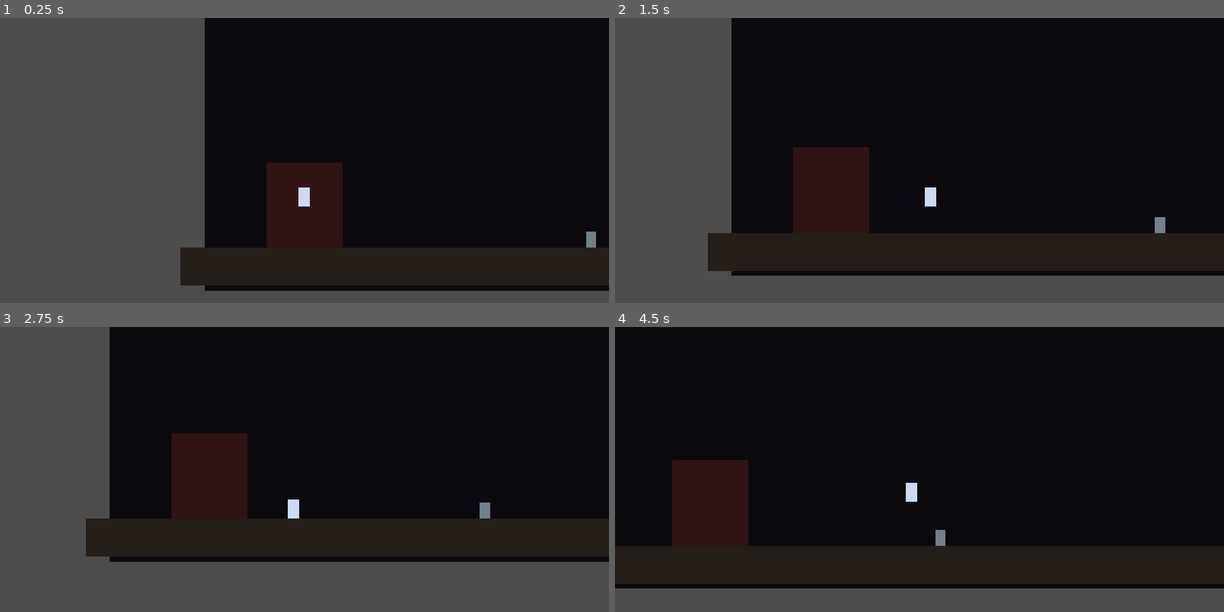
Above: before the commit, frames 1-4 (two rows, left to right).
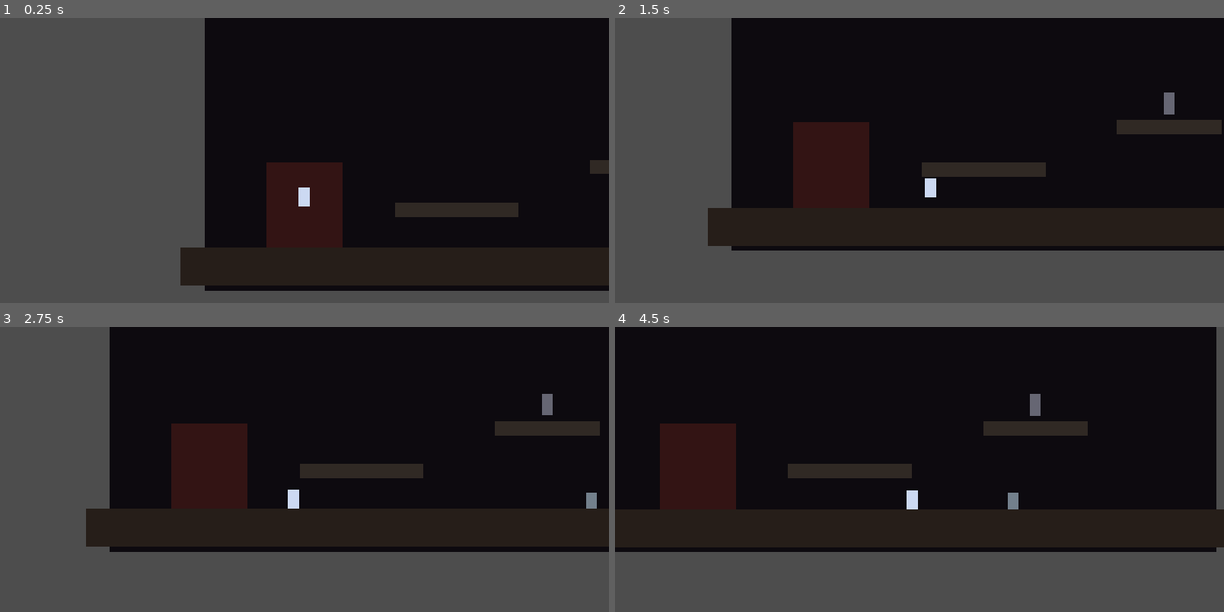
Above: after the commit, the same moments.

Repository: highneken/ProjectDarkness2D
Game: Godot game, scene res://scenes/Main.tscn
Same seed, same stepped clock (60 frames per second), same inputs: the game is played once before the commit and once after it.
Inputs:
- Up to frame 1 (0.25 s): no input
- Up to frame 2 (1.5 s): hold D (move_right) from 0.53 s (still down); tap J (attack) at 0.6 s; tap Space (jump) at 0.77, 0.8, 1.07, 1.35 s
- Up to frame 3 (2.75 s): tap Space (jump) at 1.52, 1.82, 2.3 s; tap J (attack) at 1.55, 2.1 s; release D (move_right) at 2.03 s; hold A (move_left) from 2.03 s (still down)
- Up to frame 4 (4.5 s): release A (move_left) at 2.78 s; hold D (move_right) 2.78-4.28 s; tap J (attack) at 2.85, 4.35 s; tap Space (jump) at 3.02, 3.32, 3.6, 3.77, 4.07 s; hold A (move_left) from 4.28 s (still down)

The runs differ from the first frame. In frame 1, 1.3% of the frame differs, in the area x 64-100%, y 49-81%; in frame 2, 18%; in frame 3, 9.7%; in frame 4, 31%, in the area x 0-100%, y 0-92%.

Commit message:
M2 vertical slice: celeste-lite movement, checkpoint, enemy detection/chase, test-room polish

Diff:
--- /dev/null
+++ b/scenes/Checkpoint.tscn
@@ -0,0 +1,21 @@
+[gd_scene load_steps=3 format=3 uid="uid://checkpoint"]
+
+[ext_resource type="Script" path="res://scripts/checkpoint.gd" id="1_cp"]
+
+[sub_resource type="RectangleShape2D" id="RectangleShape2D_cp"]
+size = Vector2(22, 46)
+
+[node name="Checkpoint" type="Area2D"]
+script = ExtResource("1_cp")
+
+[node name="CollisionShape2D" type="CollisionShape2D" parent="."]
+shape = SubResource("RectangleShape2D_cp")
+
+[node name="ColorRect" type="ColorRect" parent="."]
+offset_left = -11.0
+offset_top = -23.0
+offset_right = 11.0
+offset_bottom = 23.0
+color = Color(0.4, 0.4, 0.45, 1)
+
+[connection signal="body_entered" from="." to="." method="_on_body_entered"]
--- a/scenes/EnemyEcho.tscn
+++ b/scenes/EnemyEcho.tscn
@@ -7,6 +7,9 @@
 
 [sub_resource type="RectangleShape2D" id="RectangleShape2D_hitbox"]
 size = Vector2(24, 36)
+
+[sub_resource type="CircleShape2D" id="CircleShape2D_detect"]
+radius = 150.0
 
 [node name="EnemyEcho" type="CharacterBody2D"]
 script = ExtResource("1_e")
@@ -30,4 +33,13 @@
 [node name="CollisionShape2D" type="CollisionShape2D" parent="Hitbox"]
 shape = SubResource("RectangleShape2D_hitbox")
 
+[node name="DetectionArea" type="Area2D" parent="."]
+collision_layer = 0
+collision_mask = 1
+
+[node name="CollisionShape2D" type="CollisionShape2D" parent="DetectionArea"]
+shape = SubResource("CircleShape2D_detect")
+
 [connection signal="body_entered" from="Hitbox" to="." method="_on_hitbox_body_entered"]
+[connection signal="body_entered" from="DetectionArea" to="." method="_on_detection_area_body_entered"]
+[connection signal="body_exited" from="DetectionArea" to="." method="_on_detection_area_body_exited"]
--- a/scenes/Main.tscn
+++ b/scenes/Main.tscn
@@ -1,15 +1,22 @@
-[gd_scene load_steps=7 format=3 uid="uid://main"]
+[gd_scene load_steps=10 format=3 uid="uid://main"]
 
 [ext_resource type="PackedScene" path="res://scenes/Player.tscn" id="1_pl"]
 [ext_resource type="Script" path="res://scripts/game_manager.gd" id="2_gm"]
 [ext_resource type="Script" path="res://scripts/kill_zone.gd" id="3_kz"]
 [ext_resource type="PackedScene" path="res://scenes/EnemyEcho.tscn" id="4_en"]
+[ext_resource type="PackedScene" path="res://scenes/Checkpoint.tscn" id="5_cp"]
 
 [sub_resource type="RectangleShape2D" id="RectangleShape2D_floor"]
 size = Vector2(1400, 80)
 
 [sub_resource type="RectangleShape2D" id="RectangleShape2D_kill"]
 size = Vector2(1600, 200)
+
+[sub_resource type="RectangleShape2D" id="RectangleShape2D_plat1"]
+size = Vector2(260, 30)
+
+[sub_resource type="RectangleShape2D" id="RectangleShape2D_plat2"]
+size = Vector2(220, 30)
 
 [node name="Main" type="Node2D"]
 
@@ -43,6 +50,32 @@
 offset_bottom = 40.0
 color = Color(0.15, 0.12, 0.1, 1)
 
+[node name="Platform1" type="StaticBody2D" parent="."]
+position = Vector2(520, 560)
+
+[node name="CollisionShape2D" type="CollisionShape2D" parent="Platform1"]
+shape = SubResource("RectangleShape2D_plat1")
+
+[node name="ColorRect" type="ColorRect" parent="Platform1"]
+offset_left = -130.0
+offset_top = -15.0
+offset_right = 130.0
+offset_bottom = 15.0
+color = Color(0.19, 0.16, 0.14, 1)
+
+[node name="Platform2" type="StaticBody2D" parent="."]
+position = Vector2(910, 470)
+
+[node name="CollisionShape2D" type="CollisionShape2D" parent="Platform2"]
+shape = SubResource("RectangleShape2D_plat2")
+
+[node name="ColorRect" type="ColorRect" parent="Platform2"]
+offset_left = -110.0
+offset_top = -15.0
+offset_right = 110.0
+offset_bottom = 15.0
+color = Color(0.19, 0.16, 0.14, 1)
+
 [node name="KillZone" type="Area2D" parent="."]
 position = Vector2(640, 900)
 script = ExtResource("3_kz")
@@ -58,7 +91,11 @@
 position_smoothing_speed = 8.0
 
 [node name="EnemyEcho" parent="." instance=ExtResource("4_en")]
-position = Vector2(780, 620)
+position = Vector2(980, 620)
+
+[node name="Checkpoint" parent="." instance=ExtResource("5_cp")]
+position = Vector2(910, 420)
+groups = ["checkpoints"]
 
 [node name="GameManager" type="Node" parent="."]
 script = ExtResource("2_gm")
--- /dev/null
+++ b/scripts/checkpoint.gd
@@ -0,0 +1,16 @@
+extends Area2D
+
+signal activated(pos: Vector2)
+
+var is_active := false
+
+@onready var visual: ColorRect = $ColorRect
+
+func _on_body_entered(body: Node2D) -> void:
+	if is_active:
+		return
+	if body.name != "Player":
+		return
+	is_active = true
+	visual.color = Color(0.95, 0.75, 0.25, 1)
+	emit_signal("activated", global_position)
--- a/scripts/enemy_echo.gd
+++ b/scripts/enemy_echo.gd
@@ -1,8 +1,9 @@
 extends CharacterBody2D
 
-@export var speed: float = 90.0
+@export var speed: float = 80.0
+@export var chase_speed: float = 125.0
 @export var gravity_scale: float = 1.0
-@export var max_hp: int = 2
+@export var max_hp: int = 3
 @export var contact_damage: int = 1
 @export var patrol_distance: float = 120.0
 
@@ -10,6 +11,9 @@
 var dir: int = 1
 var start_x: float
 var hit_cooldown := false
+var target: Node2D
+
+@onready var visual: ColorRect = $ColorRect
 
 func _ready() -> void:
 	hp = max_hp
@@ -19,16 +23,26 @@
 	if not is_on_floor():
 		velocity.y += ProjectSettings.get_setting("physics/2d/default_gravity") * gravity_scale * delta
 
-	velocity.x = dir * speed
-	if global_position.x > start_x + patrol_distance:
-		dir = -1
-	elif global_position.x < start_x - patrol_distance:
-		dir = 1
+	if is_instance_valid(target):
+		var d: float = sign(target.global_position.x - global_position.x)
+		if d == 0.0:
+			d = float(dir)
+		dir = int(d)
+		velocity.x = dir * chase_speed
+	else:
+		velocity.x = dir * speed
+		if global_position.x > start_x + patrol_distance:
+			dir = -1
+		elif global_position.x < start_x - patrol_distance:
+			dir = 1
 
 	move_and_slide()
 
 func take_damage(amount: int) -> void:
 	hp -= amount
+	visual.color = Color(0.9, 0.45, 0.45, 1)
+	await get_tree().create_timer(0.08).timeout
+	visual.color = Color(0.45, 0.5, 0.55, 1)
 	if hp <= 0:
 		queue_free()
 
@@ -40,3 +54,11 @@
 		body.take_damage(contact_damage)
 		await get_tree().create_timer(0.6).timeout
 		hit_cooldown = false
+
+func _on_detection_area_body_entered(body: Node2D) -> void:
+	if body.name == "Player":
+		target = body
+
+func _on_detection_area_body_exited(body: Node2D) -> void:
+	if body == target:
+		target = null
--- a/scripts/game_manager.gd
+++ b/scripts/game_manager.gd
@@ -5,13 +5,25 @@
 @onready var main := get_parent()
 @onready var player := main.get_node("Player")
 @onready var spawn_point := main.get_node("SpawnPoint")
+var respawn_pos: Vector2
 
 func _ready() -> void:
+	respawn_pos = spawn_point.global_position
 	if player.has_signal("died"):
 		player.died.connect(_on_player_died)
 
+	for checkpoint in get_tree().get_nodes_in_group("checkpoints"):
+		if checkpoint.has_signal("activated"):
+			checkpoint.activated.connect(_on_checkpoint_activated)
+
+func _on_checkpoint_activated(pos: Vector2) -> void:
+	respawn_pos = pos
+	print("Checkpoint aktiviert:", respawn_pos)
+
 func _on_player_died() -> void:
 	death_count += 1
-	player.global_position = spawn_point.global_position
+	player.global_position = respawn_pos
 	player.velocity = Vector2.ZERO
+	if "hp" in player and "max_hp" in player:
+		player.hp = player.max_hp
 	print("Deaths:", death_count)
--- a/scripts/player.gd
+++ b/scripts/player.gd
@@ -7,24 +7,45 @@
 @export var gravity_scale: float = 1.0
 @export var max_hp: int = 5
 @export var attack_damage: int = 1
+@export var coyote_time: float = 0.12
+@export var jump_buffer_time: float = 0.12
+@export var short_jump_cut: float = 0.5
+@export var invuln_time: float = 0.6
 
 var hp: int
 var facing: int = 1
 var attack_active := false
+var coyote_timer := 0.0
+var jump_buffer_timer := 0.0
+var invuln := false
 
 @onready var attack_area: Area2D = $AttackArea
 @onready var attack_shape: CollisionShape2D = $AttackArea/CollisionShape2D
+@onready var body_visual: ColorRect = $ColorRect
 
 func _ready() -> void:
 	hp = max_hp
 	attack_shape.disabled = true
 
 func _physics_process(delta: float) -> void:
-	if not is_on_floor():
+	if Input.is_action_just_pressed("jump"):
+		jump_buffer_timer = jump_buffer_time
+	else:
+		jump_buffer_timer = max(jump_buffer_timer - delta, 0.0)
+
+	if is_on_floor():
+		coyote_timer = coyote_time
+	else:
+		coyote_timer = max(coyote_timer - delta, 0.0)
 		velocity.y += ProjectSettings.get_setting("physics/2d/default_gravity") * gravity_scale * delta
 
-	if Input.is_action_just_pressed("jump") and is_on_floor():
+	if jump_buffer_timer > 0.0 and coyote_timer > 0.0:
 		velocity.y = jump_velocity
+		jump_buffer_timer = 0.0
+		coyote_timer = 0.0
+
+	if Input.is_action_just_released("jump") and velocity.y < 0.0:
+		velocity.y *= short_jump_cut
 
 	var direction := Input.get_axis("move_left", "move_right")
 	if direction != 0:
@@ -54,7 +75,14 @@
 	attack_active = false
 
 func take_damage(amount: int) -> void:
+	if invuln:
+		return
 	hp -= amount
+	invuln = true
+	body_visual.color = Color(1, 0.45, 0.45, 1)
+	await get_tree().create_timer(invuln_time).timeout
+	body_visual.color = Color(0.8, 0.85, 0.95, 1)
+	invuln = false
 	if hp <= 0:
 		die()
 
Not shown: 1 places in scenes/EnemyEcho.tscn that only renumber resources
